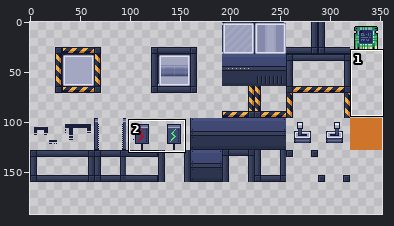
File history of a sprite sheet, zylinth/assets/custom.png. Above: a wide view before the commit, with the close-up outlined.
Close-up. Before the commit:
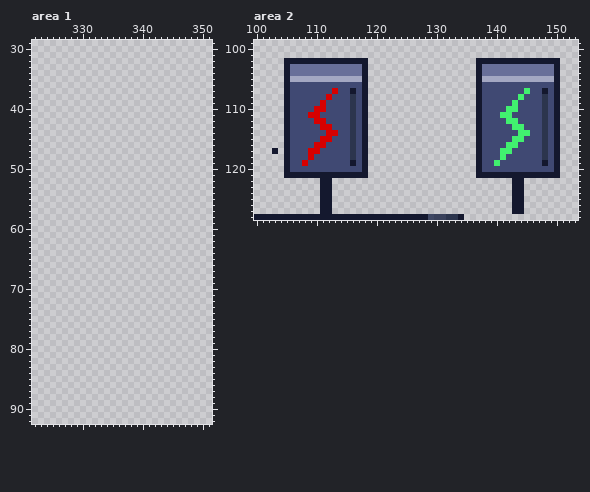
The file is 352x160 pixels. Colours within 5 levels of each other are drawn and written as one. Shown: area 1: x 322..351, y 29..92; area 2: x 100..153, y 99..128. The old version is drawn lined up with the new one, on the new canvas. The commit also changed other parts of the picture, which this record leaves out.
The result:
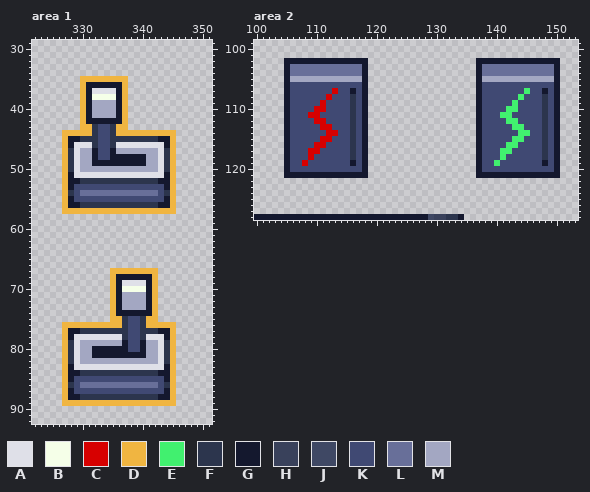
Palette (. is transparent): A #dfe0e8  B #f5ffe8  C #d70000  D #f0b541  E #41f06f  F #2c354d  G #14182e  H #39415b  J #3f4864  K #404973  L #686f99  M #a3a7c2
From old to new:
canvas 352x160 -> 352x192
Area 1:
y 35: x 330..337 ........ -> DDDDDDDD
y 36: x 330..337 ........ -> DGGGGGGD
y 37: x 330..337 ........ -> DGAAAAGD
y 38: x 330..337 ........ -> DGBBBBGD
y 39..41: x 330..337 ........ -> DGMMMMGD
y 42: x 330..337 ........ -> DGGGGGGD
y 43: x 330..337 ........ -> DDFKKFDD
y 44: x 327..345 ................... -> DDDDDFKKFDDDDDDDDDD
y 45: x 327..345 ................... -> DGGFFFKKFFFFFFFFGGD
y 46: x 327..345 ................... -> DGAAAFKKFAAAAAAAAGD
y 47: x 327..345 ................... -> DFAMMGKKGMMMMMMMAFD
y 48: x 327..345 ................... -> DFAMMGKKGGGGGGMMAFD
y 49: x 327..345 ................... -> DFAMMGGGGGGGGGMMAFD
y 50: x 327..345 ................... -> DFAMMMMMMMMMMMMMAFD
y 51: x 327..345 ................... -> DGAAAAAAAAAAAAAAAGD
y 52: x 327..345 ................... -> DGGFFFFFFFFFFFFFGGD
y 53: x 327..345 ................... -> DGKKKKKKKKKKKKKKKGD
y 54: x 327..345 ................... -> DFKLLLLLLLLLLLLLKFD
y 55: x 327..345 ................... -> DGKKKKKKKKKKKKKKKGD
y 56: x 327..345 ................... -> DGGFFFFFFFFFFFFFGGD
y 57: x 327..345 ................... -> DDDDDDDDDDDDDDDDDDD
y 67: x 335..342 ........ -> DDDDDDDD
y 68: x 335..342 ........ -> DGGGGGGD
y 69: x 335..342 ........ -> DGAAAAGD
y 70: x 335..342 ........ -> DGBBBBGD
y 71..73: x 335..342 ........ -> DGMMMMGD
y 74: x 335..342 ........ -> DGGGGGGD
y 75: x 335..342 ........ -> DDFKKFDD
y 76: x 327..345 ................... -> DDDDDDDDDDFKKFDDDDD
y 77: x 327..345 ................... -> DGGFFFFFFFFKKFFFGGD
y 78: x 327..345 ................... -> DGAAAAAAAAFKKFAAAGD
y 79: x 327..345 ................... -> DFAMMMMMMMGKKGMMAFD
y 80: x 327..345 ................... -> DFAMMGGGGGGKKGMMAFD
y 81: x 327..345 ................... -> DFAMMGGGGGGGGGMMAFD
y 82: x 327..345 ................... -> DFAMMMMMMMMMMMMMAFD
y 83: x 327..345 ................... -> DGAAAAAAAAAAAAAAAGD
y 84: x 327..345 ................... -> DGGFFFFFFFFFFFFFGGD
y 85: x 327..345 ................... -> DGKKKKKKKKKKKKKKKGD
y 86: x 327..345 ................... -> DFKLLLLLLLLLLLLLKFD
y 87: x 327..345 ................... -> DGKKKKKKKKKKKKKKKGD
y 88: x 327..345 ................... -> DGGFFFFFFFFFFFFFGGD
y 89: x 327..345 ................... -> DDDDDDDDDDDDDDDDDDD
Area 2:
y 117: x 103 G -> .
y 122..127: x 111..112 GG -> ..; x 143..144 GG -> ..
Pixel boxes of the changes (left, top, right, bottom) in both close-ups:
added: (62, 76, 176, 214)
added: (62, 268, 176, 406)
erased: (272, 148, 278, 154)
erased: (320, 178, 332, 214)
erased: (512, 178, 524, 214)
